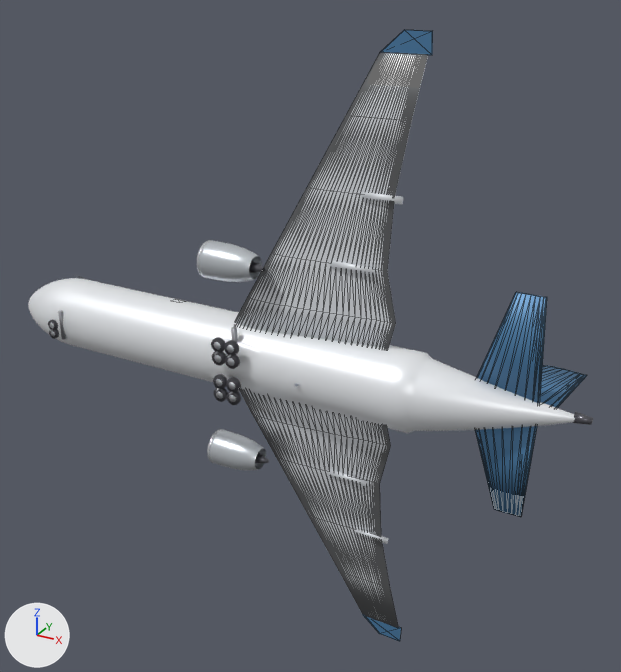
One commit to the glTF model public/models/a310-300.glb: the scene before it, then after it.
Both versions are drawn from a 50 mm camera at (31.3, -49.5, 27.3) aimed at (2.1, 3.5, 0.7). Every picture has the same lights, and +X, +Y and +Z are marked at lower left. The first picture is the older version. Mesh edges are drawn as thin lines on the coarser meshes. Where no turn or scale is listed for an object, it has been applied to the vertices.

The first picture shows 'Fin', 'Fuselage', 'HStab_L', 'HStab_R', 'Nacelle_-1_0', 'Nacelle_1_0', 'Sharklet_R', 'Wing_L', 'Wing_R' and 25 more.
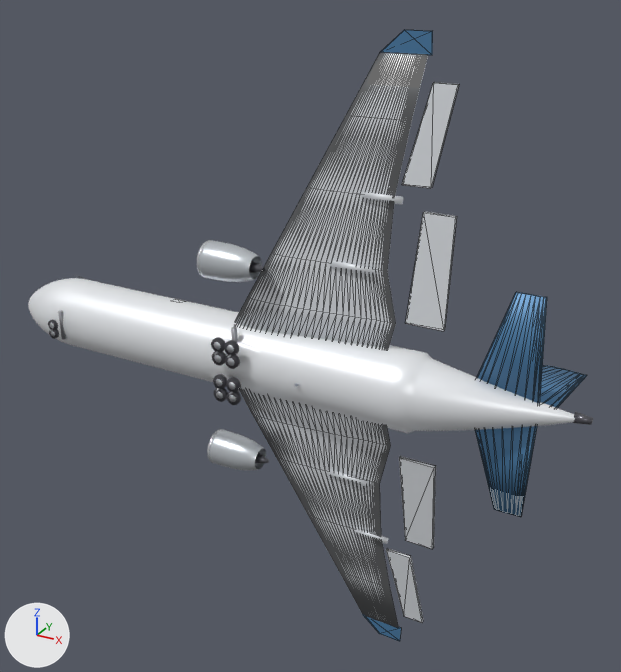
Changed parts and their boxes [x1, y1, x2, y2] in the pictures (621 x 672 px):
'Flap_R', added
    after: [406, 212, 457, 331]
'Aileron_R', added
    after: [402, 83, 459, 188]
'Flap_L', added
    after: [399, 456, 436, 549]
'Aileron_L', added
    after: [386, 548, 423, 623]

The change, as a list of edits to the scene's bpy script:
```text
Add me_aileron_r:
    me_aileron_r.from_pydata([(-0.75, -0.18, -3.12), (0.75, 0.42, 3.12), (2.3, 0.42, 3.12), (1.19, -0.18, -3.12), (-0.75, -0.42, -3.12), (0.75, 0.18, 3.12), (2.3, 0.18, 3.12), (1.19, -0.42, -3.12)], [], [(0, 1, 2), (0, 2, 3), (7, 6, 5), (7, 5, 4), (0, 4, 5), (0, 5, 1), (1, 5, 6), (1, 6, 2), (2, 6, 7), (2, 7, 3), (3, 7, 4), (3, 4, 0)])
    me_aileron_r.materials.append(mat_hd_wing)  # white #eaedf2
Add me_flap_r:
    me_flap_r.from_pydata([(-0.27, -0.24, -3.71), (0.27, 0.48, 3.71), (2.41, 0.48, 3.71), (2.4, -0.24, -3.71), (-0.27, -0.48, -3.71), (0.27, 0.24, 3.71), (2.41, 0.24, 3.71), (2.4, -0.48, -3.71)], [], [(0, 1, 2), (0, 2, 3), (7, 6, 5), (7, 5, 4), (0, 4, 5), (0, 5, 1), (1, 5, 6), (1, 6, 2), (2, 6, 7), (2, 7, 3), (3, 7, 4), (3, 4, 0)])
    me_flap_r.materials.append(mat_hd_wing)  # white #eaedf2
Add me_aileron_l:
    me_aileron_l.from_pydata([(-0.75, -0.18, 3.12), (0.75, 0.42, -3.12), (2.3, 0.42, -3.12), (1.19, -0.18, 3.12), (-0.75, -0.42, 3.12), (0.75, 0.18, -3.12), (2.3, 0.18, -3.12), (1.19, -0.42, 3.12)], [], [(0, 3, 2), (0, 2, 1), (7, 4, 5), (7, 5, 6), (0, 1, 5), (0, 5, 4), (1, 2, 6), (1, 6, 5), (2, 3, 7), (2, 7, 6), (3, 0, 4), (3, 4, 7)])
    me_aileron_l.materials.append(mat_hd_wing)  # white #eaedf2
Add me_flap_l:
    me_flap_l.from_pydata([(-0.27, -0.24, 3.71), (0.27, 0.48, -3.71), (2.41, 0.48, -3.71), (2.4, -0.24, 3.71), (-0.27, -0.48, 3.71), (0.27, 0.24, -3.71), (2.41, 0.24, -3.71), (2.4, -0.48, 3.71)], [], [(0, 3, 2), (0, 2, 1), (7, 4, 5), (7, 5, 6), (0, 1, 5), (0, 5, 4), (1, 2, 6), (1, 6, 5), (2, 3, 7), (2, 7, 6), (3, 0, 4), (3, 4, 7)])
    me_flap_l.materials.append(mat_hd_wing)  # white #eaedf2
Add ob_aileron_r:
    ob_aileron_r = bpy.data.objects.new('Aileron_R', me_aileron_r)
    ob_aileron_r.location = (11.19, 0.81, 17.26)
Add ob_flap_r:
    ob_flap_r = bpy.data.objects.new('Flap_R', me_flap_r)
    ob_flap_r.location = (11.76, 0.0, 8.87)
Add ob_aileron_l:
    ob_aileron_l = bpy.data.objects.new('Aileron_L', me_aileron_l)
    ob_aileron_l.location = (11.19, 0.81, -17.26)
Add ob_flap_l:
    ob_flap_l = bpy.data.objects.new('Flap_L', me_flap_l)
    ob_flap_l.location = (11.76, 0.0, -8.87)
```
